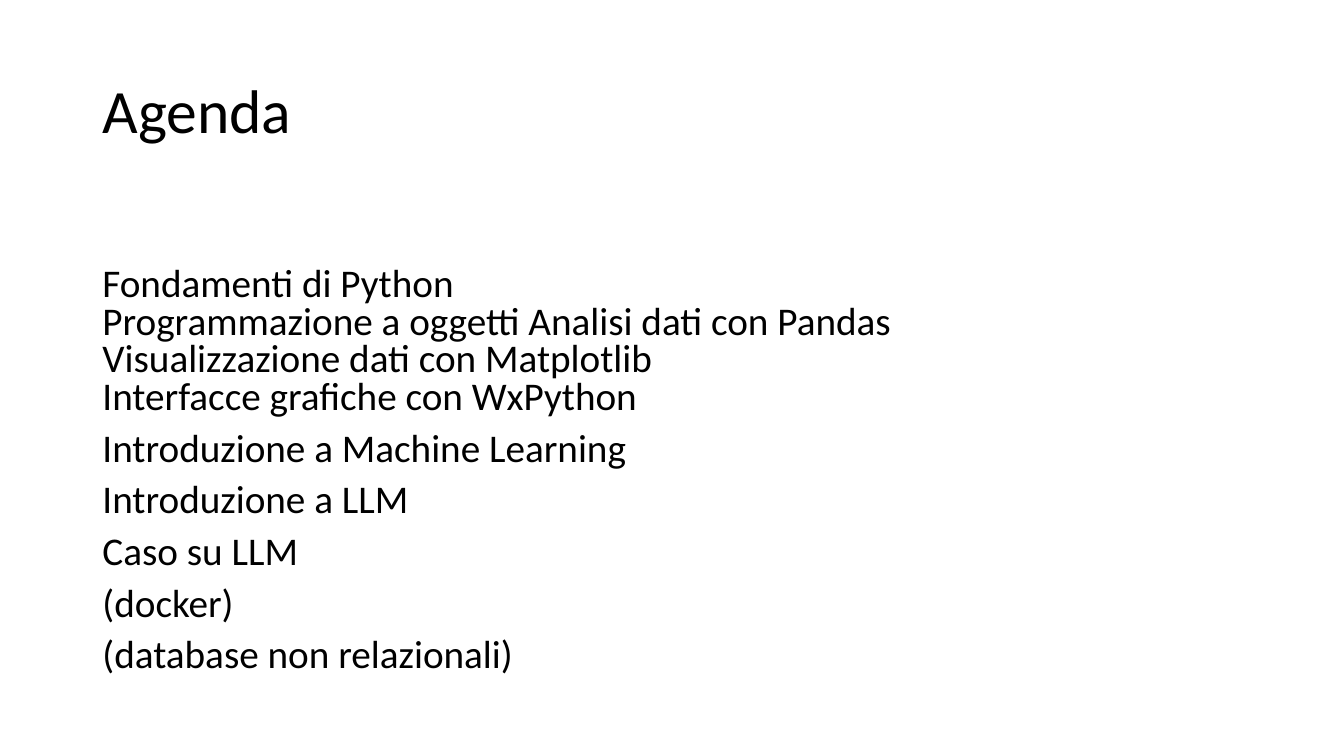
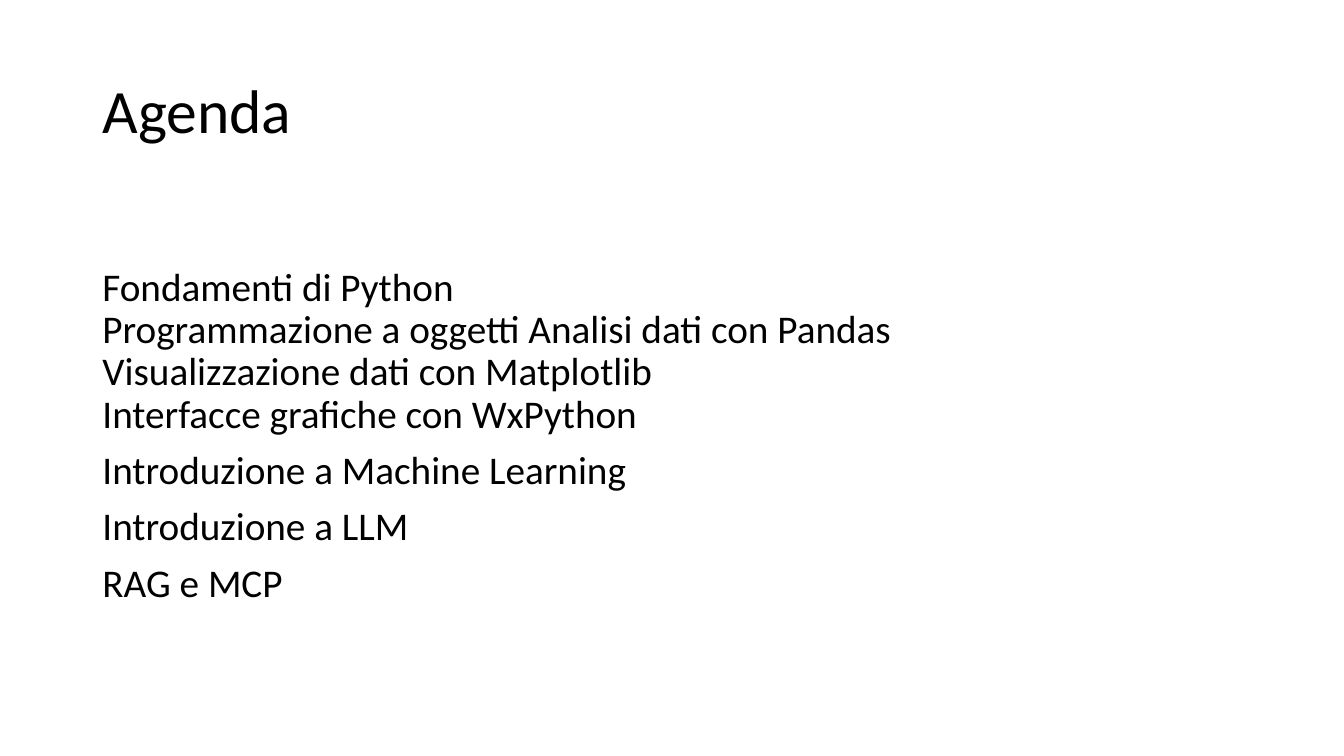
Before and after one commit to dipialx/Corso-Python, a slide deck: slide 4 of Lez1.pptx. Drawn at 1344x756 pixels with LibreOffice and Linux fonts; fonts in the diff are those of the drawing. Boxes give left, top, right and bottom in pixels: in the first picture for what was removed or moved away, otherwise in the second. Text is boxed around its words. In the diff, an @@ line names an element or a change of style, - is before the commit and + after.

```diff
--- a/Lez1.pptx
+++ b/Lez1.pptx
@@ text at (102, 273, 890, 541): line spacing 0.8 to 0.9 @@
@@ text at (102, 571, 283, 598): text changed @@
-Caso su LLM
-(docker)
-(database non relazionali)
+RAG e MCP
```
Also in this commit, not shown: 1 other slide changed, 4 other files.
